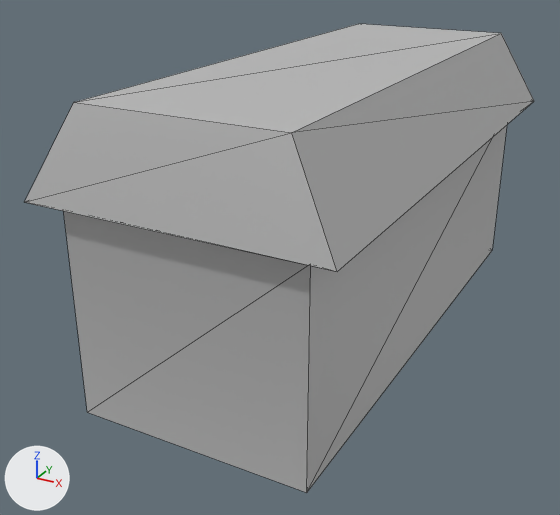
Before and after pictures for a commit that changed the FBX model Project4/Content/Groceries/bread.fbx.
Both versions are drawn from a 50 mm lens placed at (-0.0499, -0.0291, 0.0141), pointed at (-0.0622, -0.0067, 0.0029). Arrows for +X, +Y and +Z are at lower left; the lights stay in place. Mesh edges are drawn as thin lines. Where no turn or scale is listed for an object, it has been applied to the vertices.
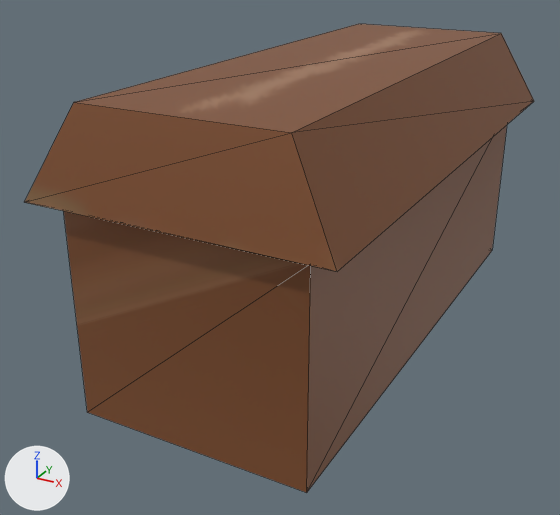
The newer file is also turned or shifted as a whole; pictures and numbers use the older file's frame.

The change, as JSON lines over the scene's bpy script:
```json
{"op": "add", "block": "img_breadtexture_png", "code": ["img_breadtexture_png = load_image('breadtexture.png', 'breadtexture.png', 2048, 2048, 'sRGB')"]}
{"op": "remove", "block": "mat_lambert1", "code": "mat_lambert1.base_color = (0.5, 0.5, 0.5)  # grey #bcbcbc"}
{"op": "add", "block": "mat_lambert1", "code": "mat_lambert1.texture = img_breadtexture_png  # with its transparency"}
```

Location of each change, [x1, y1, x2, y2] in pixels of the pictures (560 x 515 px):
```json
{"object": "pCube4", "change": "surface changed", "before": [25, 24, 534, 493], "after": [25, 24, 534, 493], "on screen": "grey to brown"}
```
